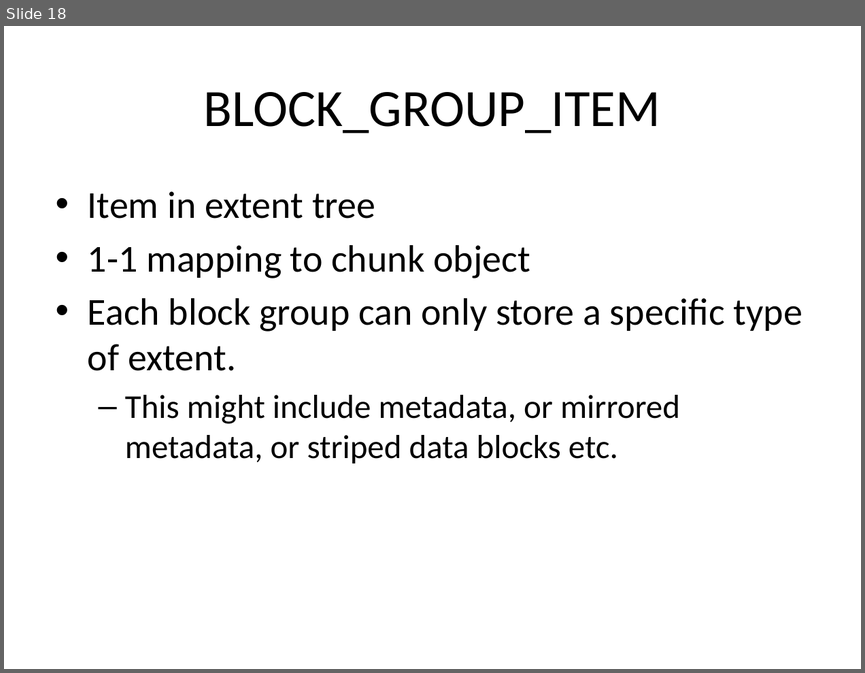
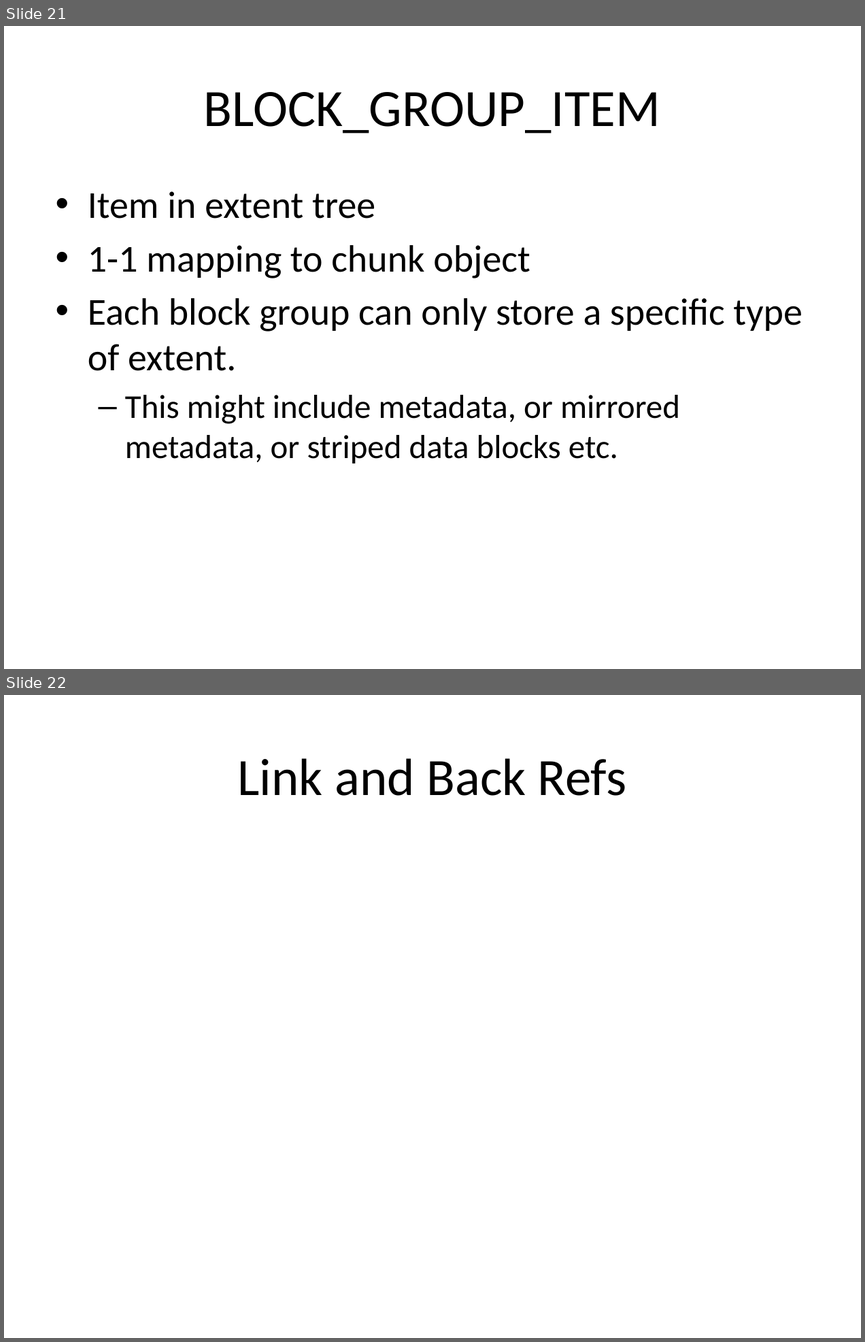
Before and after one commit to liujinmarshall/btrfs-doc, a slide deck: Bacik.pptx. Shown one above the other, each under a label of ours: slide 18 before the commit, slides 21 and 22 after it. The pictures are 865x673 and 865x1342 pixels, drawn with LibreOffice and Linux fonts; fonts in the diff are those of the drawing. Boxes give left, top, right and bottom in pixels: in the first picture for what was removed or moved away, otherwise in the second. Text is boxed around its words. In the diff, an @@ line names an element or a change of style, - is before the commit and + after.

```diff
--- a/Bacik.pptx
+++ b/Bacik.pptx
@@ slide 22 added at box(4, 695, 861, 1338), background #FFFFFF @@
@@ title added at box(237, 758, 627, 796), 44 pt, text #000000 @@
+Link and Back Refs
@@ what was slide 18 is now slide 21 @@
```
Also in this commit, not shown: 1 slide changed, 4 other slides added.
